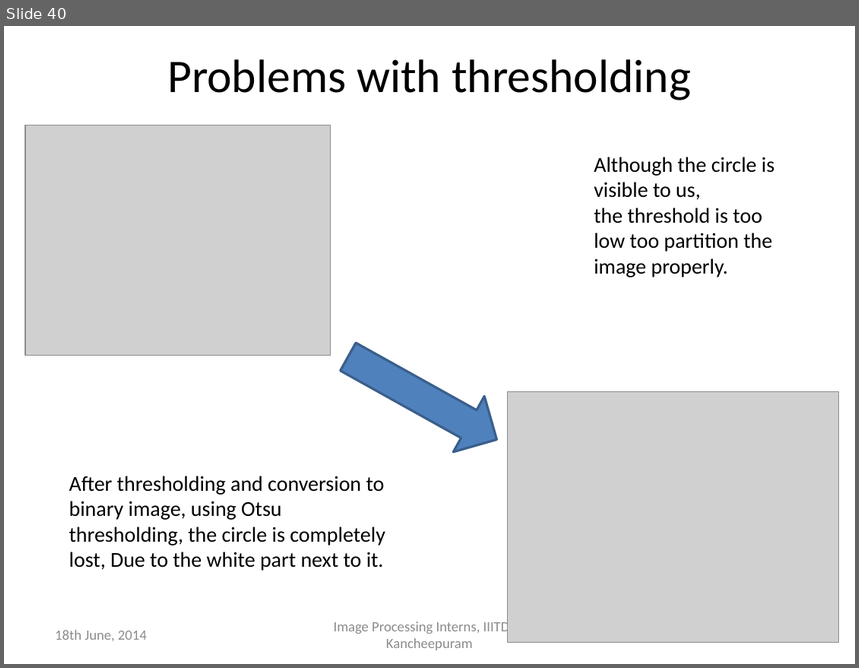
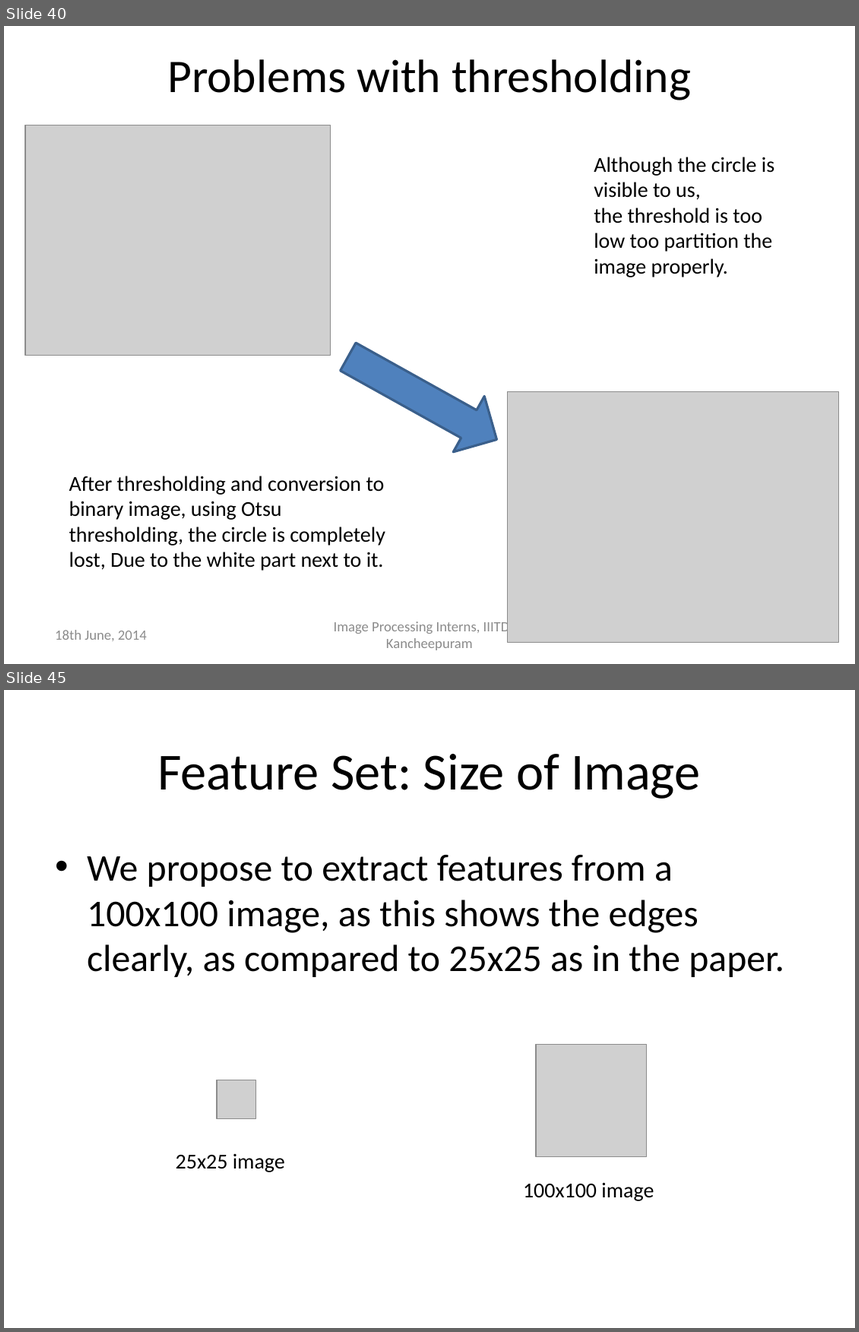
Before and after one commit to defuchocolate/traffic-sign-recog, a slide deck: Presentation1_Present.pptx. Shown one above the other, each under a label of ours: slide 40 before the commit, slides 40 and 45 after it; the slides between them are not shown. The pictures are 859x668 and 859x1332 pixels, drawn with LibreOffice and Linux fonts; fonts in the diff are those of the drawing; grey boxes stand for pictures. Boxes give left, top, right and bottom in pixels: in the first picture for what was removed or moved away, otherwise in the second. Text is boxed around its words. In the diff, an @@ line names an element or a change of style, - is before the commit and + after.

```diff
--- a/Presentation1_Present.pptx
+++ b/Presentation1_Present.pptx
@@ slide 45 added at (4, 690, 855, 1328), background #FFFFFF @@
@@ title added at (158, 754, 700, 799), 44 pt, text #000000 @@
+Feature Set: Size of Image
@@ text added at (87, 855, 785, 977), 32 pt, text #000000 @@
+• We propose to extract features from a 100x100 image, as this shows the edges clearly, as compared to 25x25 as in the paper.
@@ picture added at (536, 1045, 647, 1157) @@
@@ picture added at (217, 1080, 256, 1119) @@
@@ text added at (176, 1154, 285, 1173), 18 pt, text #000000 @@
+25x25 image
@@ text added at (523, 1182, 654, 1201), 18 pt, text #000000 @@
+100x100 image
```
Also in this commit, not shown: 11 other slides added, 8 other files.
